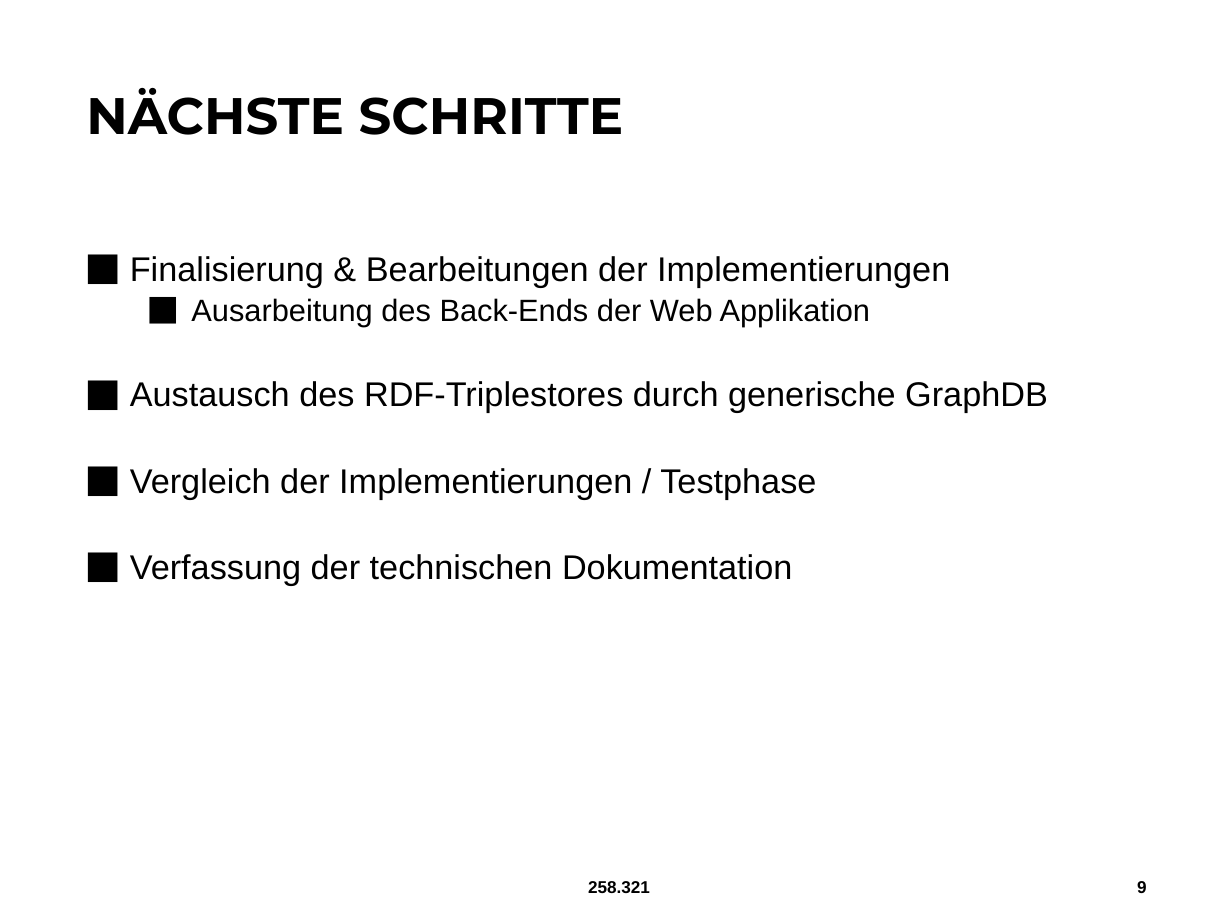
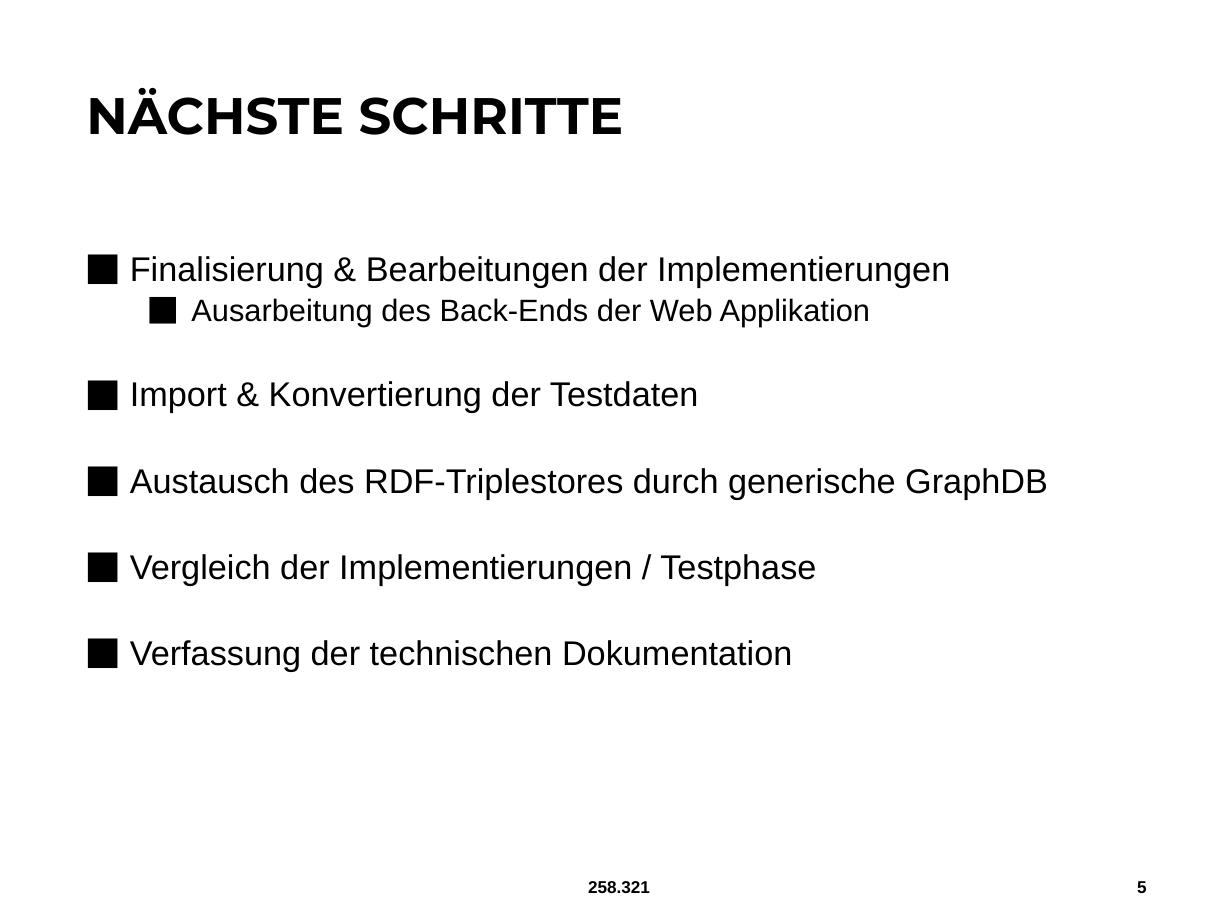
Before and after one commit to Kaltrin1/DKE_PR, a slide deck: slide 5 of Zwischenpräsentation/Zwischenpräsentation_11.05.2020.pptx (slide 9 before the commit). Drawn at 1232x924 pixels with LibreOffice and Linux fonts; fonts in the diff are those of the drawing; background and template pictures are left out. Boxes give left, top, right and bottom in pixels: in the first picture for what was removed or moved away, otherwise in the second. Text is boxed around its words. In the diff, an @@ line names an element or a change of style, - is before the commit and + after.

```diff
--- a/Zwischenpräsentation/Zwischenpräsentation_11.05.2020.pptx
+++ b/Zwischenpräsentation/Zwischenpräsentation_11.05.2020.pptx
@@ text at [130, 381, 698, 413]: paragraph added @@
+⬛ Import & Konvertierung der Testdaten
@@ page number at [1137, 881, 1147, 893]: text changed @@
-9
+5
```
Also in this commit, not shown: 4 other slides changed, 4 slides removed, 6 other files.
